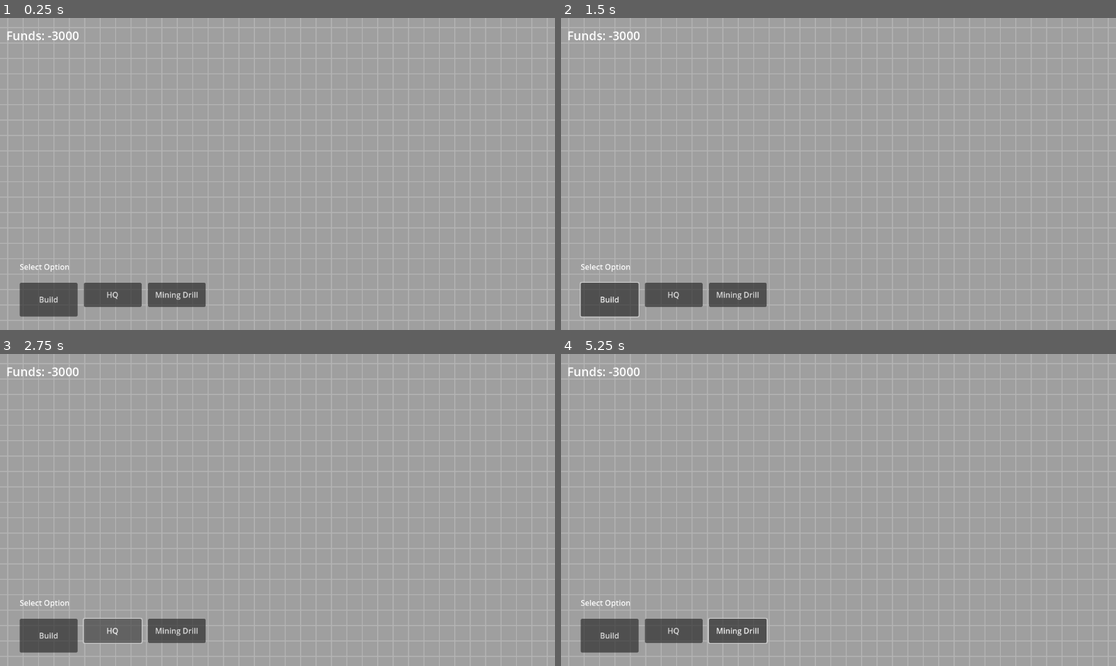
Above: before the commit, frames 1-4 (two rows, left to right).
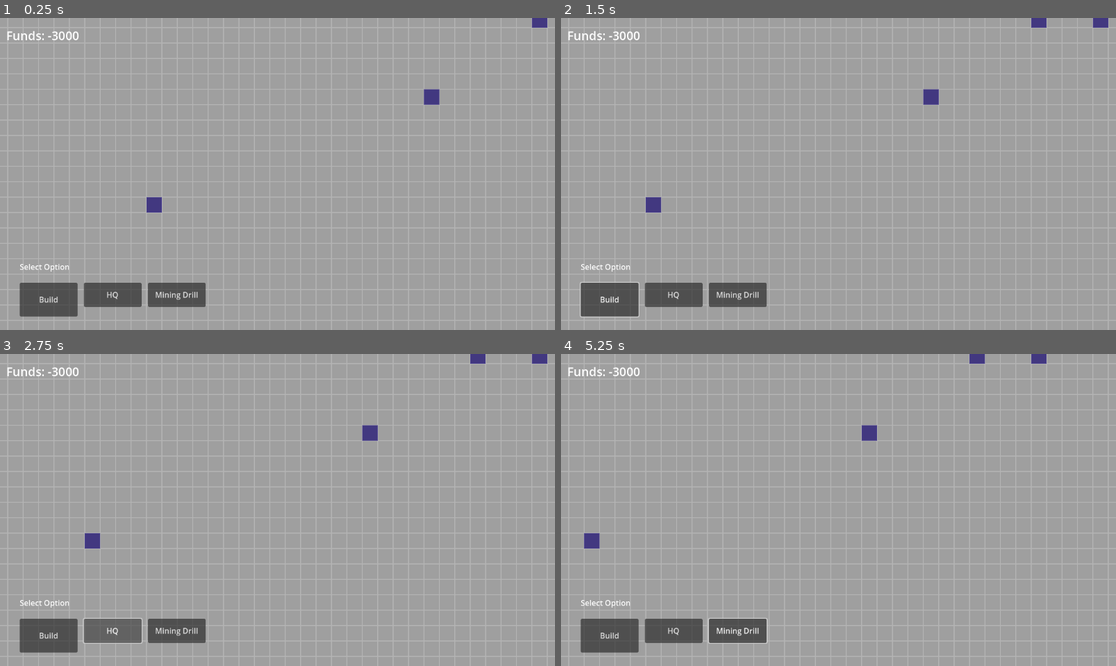
Above: after the commit, the same moments.

Repository: dwlee0802/BusinessTD
Game: Godot game, scene res://Scenes/game.tscn
Two runs of this game, one before a commit and one after it. Both use one fixed random seed, a clock stepped at 60 frames per second and the inputs below.
Inputs (mouse positions are in pixels of both pictures, inside the frame that each line leads up to):
- Up to frame 1 (0.25 s): no input
- Up to frame 2 (1.5 s): click "Build" at 0.5 s; tap Enter at 1.25 s; move the mouse to (577, 21) at 1.27 s; hold D from 1.28 s (still down); click (577, 21) at 1.42 s
- Up to frame 3 (2.75 s): release D at 2 s; click "HQ" at 2 s
- Up to frame 4 (5.25 s): click "Mining Drill" at 2.75 s; tap Space at 3.5, 5 s; move the mouse to (577, 357) at 3.52 s; hold S 3.53-4.28 s; click (577, 357) at 3.67 s; tap Enter at 4.25 s; hold D 4.28-5.03 s; click (577, 357) at 4.42 s; hold W from 5.03 s (still down); click (577, 357) at 5.17 s

The runs differ from the first frame. In frame 1, 0.4% of the frame differs, in the area x 26-99%, y 0-63%; in frame 2, 0.5%; in frame 3, 0.5%; in frame 4, 0.5%, in the area x 4-88%, y 0-63%.

Commit message:
Buildings properly clear up tiles when they are destroyed.

Diff:
--- a/Scenes/enemyUnit.gd
+++ b/Scenes/enemyUnit.gd
@@ -5,7 +5,7 @@
 
 var attackTarget
 
-@export var speed: int = 800
+@export var speed: int = 300
 
 var healthBar
 
--- a/Scenes/game.gd
+++ b/Scenes/game.gd
@@ -27,12 +27,14 @@
 
 var spawnRate: float = 2
 var spawnRateHolder: float = 1
-var spawnCount: float = 5
+var spawnCount: float = 1
 
 var gameStarted: bool = false
 var gamePaused: bool = true
 
 var operationFunds: float = -3000
+
+var difficultyScale: float = 1.05
 
 # Called when the node enters the scene tree for the first time.
 func _ready():
@@ -58,7 +60,7 @@
 			# randomly spawn enemies at the edge of the map
 			for i in range(int(spawnCount)):
 				SpawnEnemy(edgeTiles.pick_random().position, playerStructures.pick_random())
-			spawnCount *= 1.1
+			spawnCount *= difficultyScale
 			spawnRateHolder = 0
 
 
@@ -102,6 +104,7 @@
 						var newTurret = turretScene.instantiate()
 						add_child(newTurret)
 						newTurret.position = selectedTile.position
+						newTurret.placedTile = selectedTile
 
 						for row in tiles:
 							for tile in row:
@@ -117,6 +120,7 @@
 						newHQ.isHQ = true
 						add_child(newHQ)
 						newHQ.position = selectedTile.position
+						newHQ.placedTile = selectedTile
 
 						operationFunds -= 2000
 
@@ -140,6 +144,7 @@
 							var newDrill = miningDrillScene.instantiate()
 							add_child(newDrill)
 							newDrill.position = selectedTile.position
+							newDrill.placedTile = selectedTile
 
 							for row in tiles:
 								for tile in row:
--- a/Scenes/game.tscn
+++ b/Scenes/game.tscn
@@ -62,6 +62,7 @@
 text = "Turret"
 
 [node name="MiningDrillButton" type="Button" parent="Camera/CanvasLayer/InGameUI/BuildMenu/BuildButton/BuildOptionsMenu"]
+layout_mode = 0
 offset_left = 266.0
 offset_right = 386.0
 offset_bottom = 50.0
--- a/Scenes/map_block.gd
+++ b/Scenes/map_block.gd
@@ -5,7 +5,7 @@
 @export var boardWidth = 100
 @export var boardHeight = 100
 
-var depositSpawnRate: float = 0.001
+var depositSpawnRate: float = 0.005
 
 # Size of a square tile's one side's length in pixels
 var initialTilesize = 32
--- a/Scenes/mining_drill.gd
+++ b/Scenes/mining_drill.gd
@@ -6,6 +6,7 @@
 var healthBar
 var healthBarSize: int = 125
 
+var placedTile
 
 var game
 
@@ -18,7 +19,11 @@
 # Called every frame. 'delta' is the elapsed time since the previous frame.
 func _process(delta):
 	if hitPoints <= 0:
-		pass
+		var tiles = game.GetSquare(placedTile, 5)
+		for tile in tiles:
+			for item in tile:
+				item.occupied = false
+
 		queue_free()
 
 	if healthBar.scale.x > healthBarSize * hitPoints / maxHitPoints:
--- a/Scenes/turret.gd
+++ b/Scenes/turret.gd
@@ -14,6 +14,8 @@
 var game
 
 var isHQ: bool = false
+
+var placedTile
 
 # Called when the node enters the scene tree for the first time.
 func _ready():
@@ -33,7 +35,19 @@
 			print("Game Over!")
 			game.GameOver()
 
+		var tiles
+
+		if isHQ:
+			tiles = game.GetSquare(placedTile, 7)
+		else:
+			tiles = game.GetSquare(placedTile, 3)
+
+		for tile in tiles:
+			for item in tile:
+				item.occupied = false
+
 		queue_free()
+
 
 	if healthBar.scale.x > healthBarSize * hitPoints / maxHitPoints:
 		healthBar.scale.x -= delta * 140
